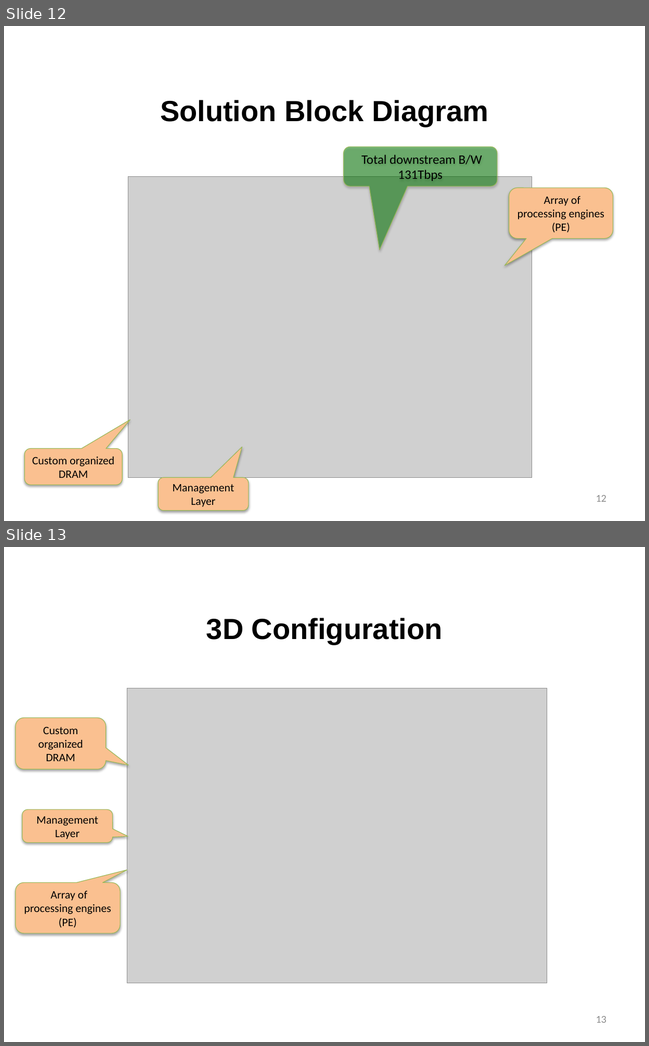
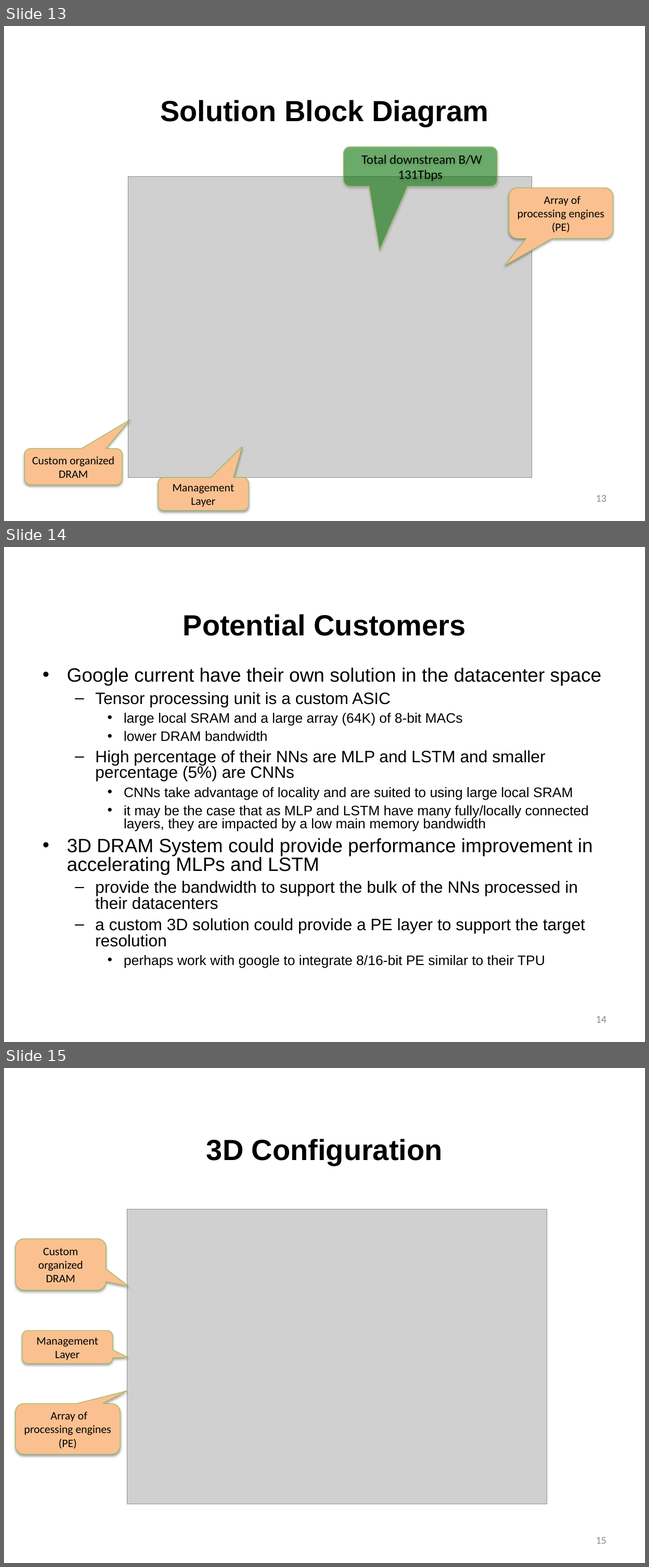
Before and after one commit to lbbaker5900/ece-cortical-MainResearch, a slide deck: 3DSystem/DOC/Status.pptx. Shown one above the other, each under a label of ours: slides 12 and 13 before the commit, slides 13, 14 and 15 after it. The pictures are 649x1046 and 649x1567 pixels, drawn with LibreOffice and Linux fonts; fonts in the diff are those of the drawing; grey boxes stand for pictures; background and template pictures are left out. Boxes give left, top, right and bottom in pixels: in the first picture for what was removed or moved away, otherwise in the second. Text is boxed around its words. In the diff, an @@ line names an element or a change of style, - is before the commit and + after.

```diff
--- a/3DSystem/DOC/Status.pptx
+++ b/3DSystem/DOC/Status.pptx
@@ slide 14 added at [4, 547, 645, 1042], background #FFFFFF @@
@@ title added at [183, 614, 465, 636], 36 pt, text #000000, bold @@
+Potential Customers
@@ text added at [67, 668, 601, 968], 17 pt, text #000000 @@
+• Google current have their own solution in the datacenter space
+  – Tensor processing unit is a custom ASIC
+    • large local SRAM and a large array (64K) of 8-bit MACs
+    • lower DRAM bandwidth
+  – High percentage of their NNs are MLP and LSTM and smaller percentage (5%) are CNNs
+    • CNNs take advantage of locality and are suited to using large local SRAM
+    • it may be the case that as MLP and LSTM have many fully/locally connected layers, they are impacted by a low main memory bandwidth
+• 3D DRAM System could provide performance improvement in accelerating MLPs and LSTM
+  – provide the bandwidth to support the bulk of the NNs processed in their datacenters
+  – a custom 3D solution could provide a PE layer to support the target resolution
+    • perhaps work with google to integrate 8/16-bit PE similar to their TPU
@@ page number added at [596, 1016, 606, 1023], 13 pt, text #8C8C8C @@
+14
@@ what was slide 12 is now slide 13 @@
@@ page number at [596, 495, 606, 502]: text changed @@
-12
+13
@@ what was slide 13 is now slide 15 @@
@@ page number at [596, 1537, 606, 1544]: text changed @@
-13
+15
```
Also in this commit, not shown: 1 slide changed, 1 other slide added, 2 other files.
